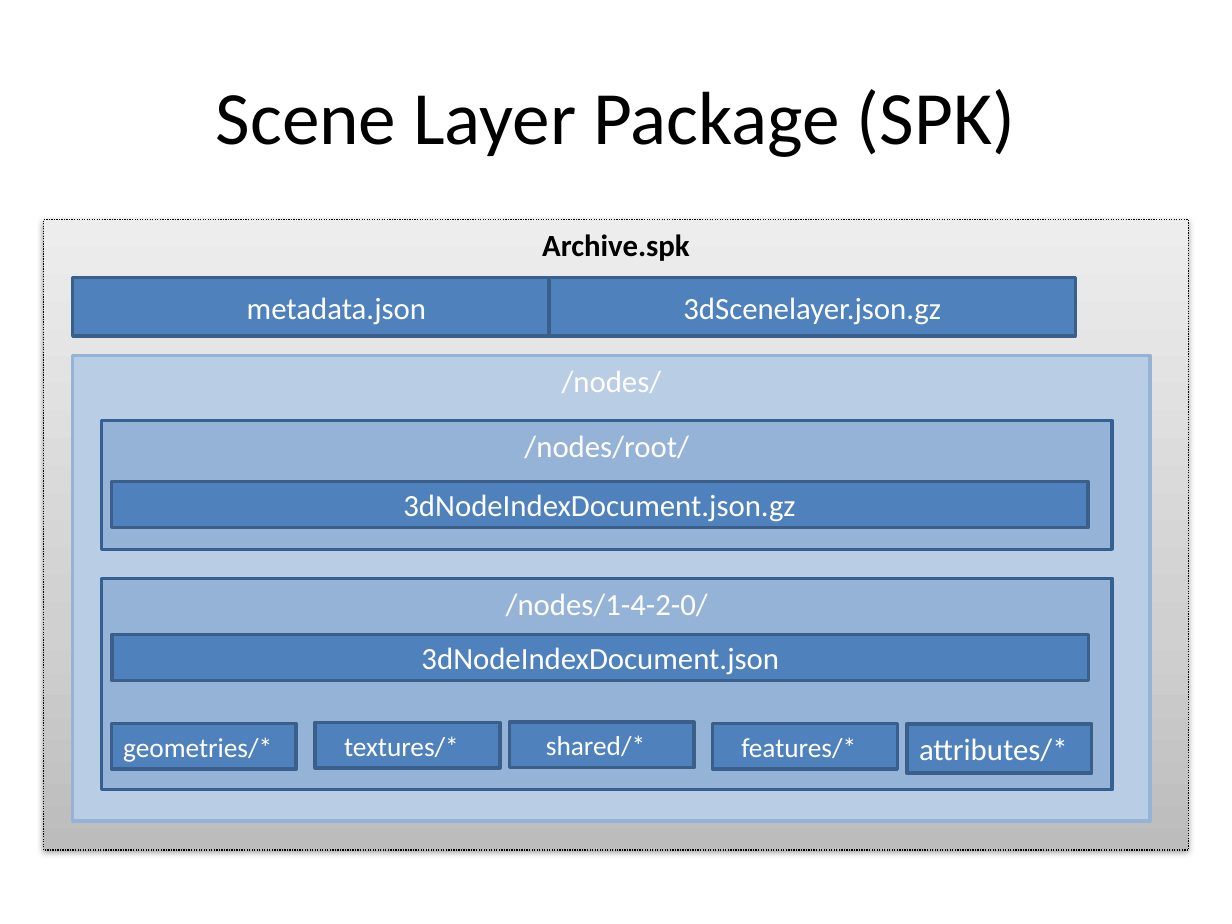
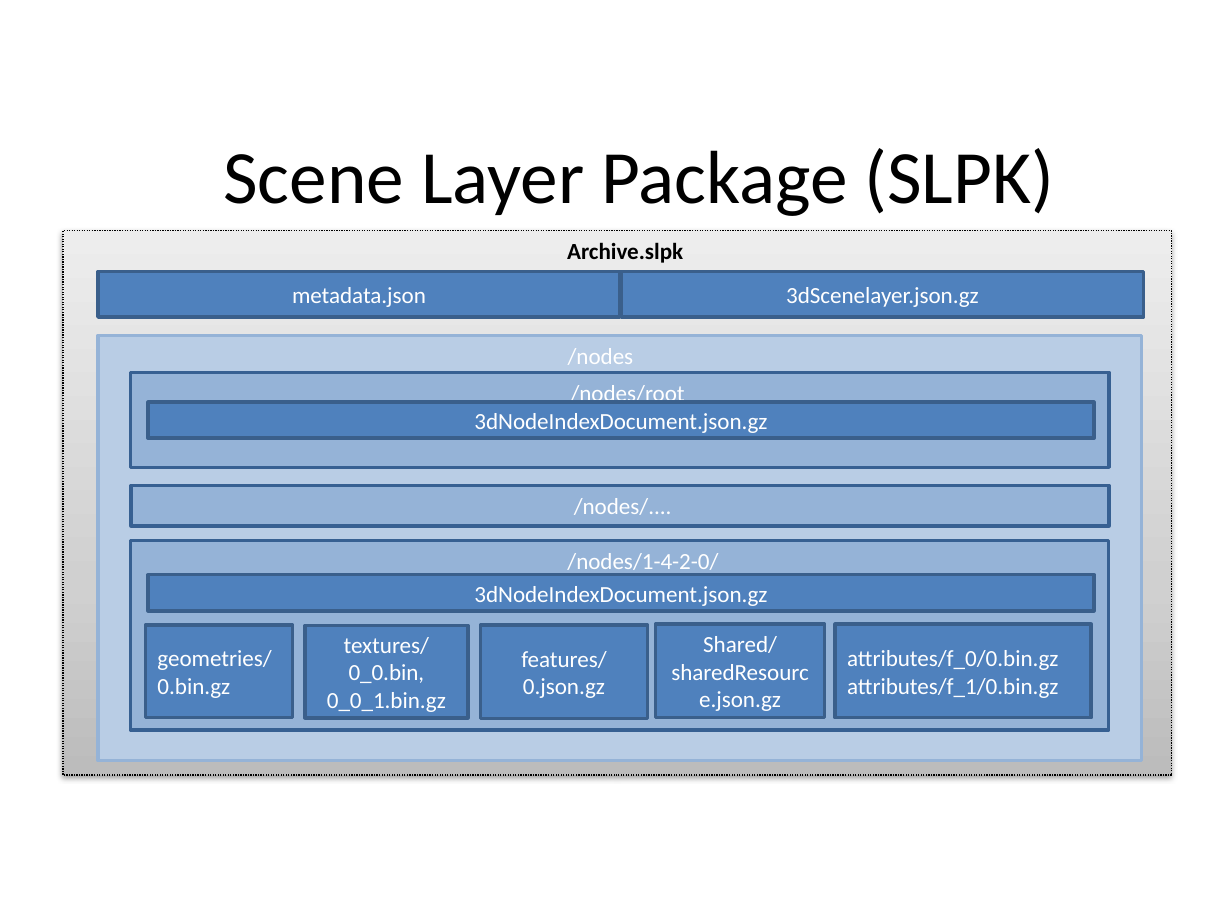
Before and after one commit to Esri/i3s-spec, a slide deck: slide 4 of format/uml/SpecificationFigures.pptx (slide 11 before the commit). Drawn at 1232x924 pixels with LibreOffice and Linux fonts; fonts in the diff are those of the drawing. Boxes give left, top, right and bottom in pixels: in the first picture for what was removed or moved away, otherwise in the second. Text is boxed around its words. In the diff, an @@ line names an element or a change of style, - is before the commit and + after.

```diff
--- a/format/uml/SpecificationFigures.pptx
+++ b/format/uml/SpecificationFigures.pptx
@@ title at box(223, 148, 1055, 216): text changed @@
-Scene Layer Package (SPK)
+Scene Layer Package (SLPK)
@@ rectangle "Archive.slpk": place and size @@
-rectangle "Archive.slpk" at box(43, 219, 1188, 850)
+rectangle "Archive.slpk" at box(63, 230, 1172, 775)
@@ text in rectangle at box(567, 242, 683, 263): text changed; size 18 to 13.5 pt @@
-Archive.spk
+Archive.slpk
@@ rectangle "metadata.json": place and size @@
-rectangle "metadata.json" at box(73, 277, 600, 335)
+rectangle "metadata.json" at box(99, 271, 621, 317)
@@ rectangle "3dScenelayer.json.gz": place and size @@
-rectangle "3dScenelayer.json.gz" at box(549, 277, 1076, 335)
+rectangle "3dScenelayer.json.gz" at box(621, 271, 1143, 317)
@@ rectangle "/nodes": place and size @@
-rectangle "/nodes" at box(73, 355, 1151, 821)
+rectangle "/nodes" at box(99, 335, 1142, 760)
@@ text in rectangle at box(568, 348, 634, 365): text changed; size 18 to 13.5 pt @@
-/nodes/
+/nodes
@@ rectangle "/nodes/root": place and size @@
-rectangle "/nodes/root" at box(102, 420, 1112, 548)
+rectangle "/nodes/root" at box(131, 372, 1109, 467)
@@ text in rectangle at box(571, 385, 685, 407): text changed; size 18 to 13.5 pt @@
-/nodes/root/
+/nodes/root
@@ size 18 to 13.5 pt in 4 elements at box(99, 271, 621, 317), box(131, 541, 1109, 731), box(621, 271, 1143, 317), box(148, 402, 1094, 437) @@
@@ rectangle "3dNodeIndexDocument.json.gz": place and size @@
-rectangle "3dNodeIndexDocument.json.gz" at box(112, 482, 1089, 529)
+rectangle "3dNodeIndexDocument.json.gz" at box(148, 402, 1094, 437)
@@ group added at box(131, 485, 1109, 718): 6 rectangles @@
+Shared/ sharedResource.json.gz
+attributes/f_0/0.bin.gz
+attributes/f_1/0.bin.gz
+geometries/ 0.bin.gz
+features/ 0.json.gz
+textures/ 0_0.bin,
+0_0_1.bin.gz
+/nodes/....
@@ rectangle "/nodes/1-4-2-0/": place and size @@
-rectangle "/nodes/1-4-2-0/" at box(102, 578, 1112, 788)
+rectangle "/nodes/1-4-2-0/" at box(131, 541, 1109, 731)
@@ rectangle "3dNodeIndexDocument.json.gz": place and size @@
-rectangle "3dNodeIndexDocument.json.gz" at box(112, 634, 1089, 681)
+rectangle "3dNodeIndexDocument.json.gz" at box(148, 575, 1094, 611)
@@ text in rectangle at box(474, 586, 767, 606): text changed; size 18 to 13.5 pt @@
-3dNodeIndexDocument.json
+3dNodeIndexDocument.json.gz
@@ rectangle removed at box(112, 723, 297, 769) @@
-geometries/*
@@ rectangle removed at box(315, 722, 500, 768) @@
-textures/*
@@ rectangle removed at box(509, 722, 694, 768) @@
-shared/*
@@ rectangle removed at box(712, 723, 897, 769) @@
-features/*
@@ rectangle removed at box(907, 724, 1092, 774) @@
-attributes/*
```
Also in this commit, not shown: 1 other slide changed, 2 slides added, 9 slides removed, 2 other files.
